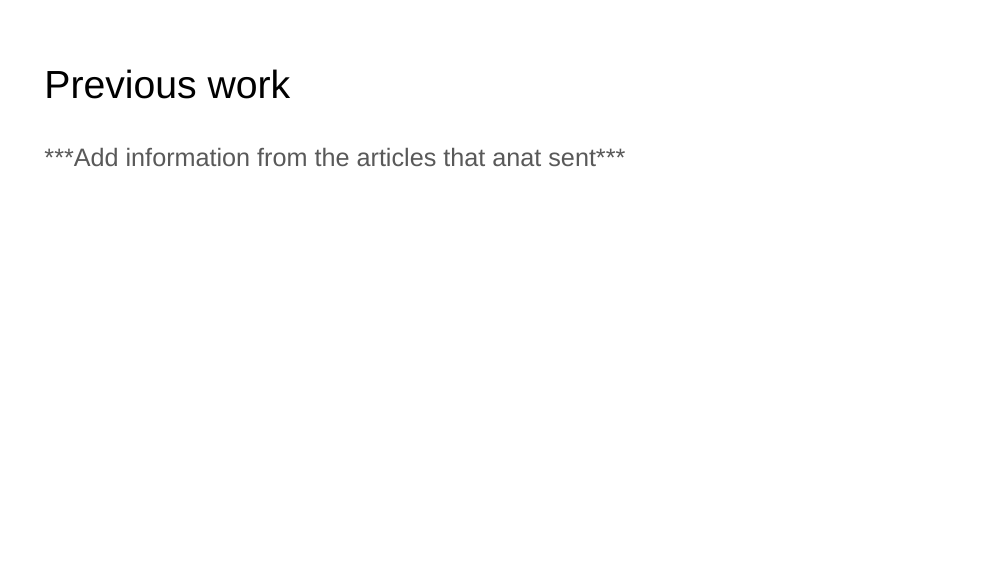
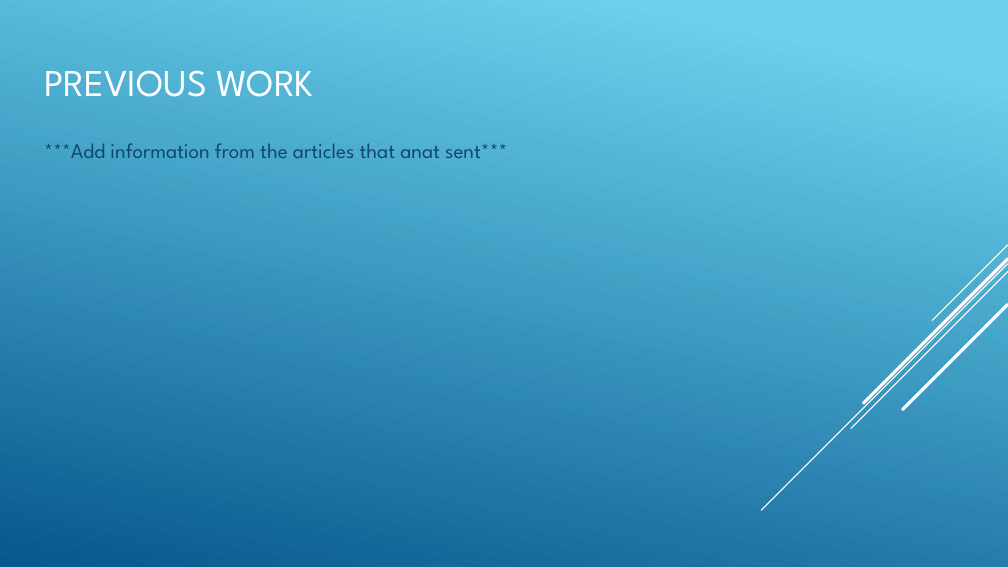
Before and after one commit to anatbal/musical_public, a slide deck: slide 3 of presentation/Paintable Harmony.pptx. Drawn at 1008x567 pixels with LibreOffice and Linux fonts; fonts in the diff are those of the drawing. Boxes give left, top, right and bottom in pixels: in the first picture for what was removed or moved away, otherwise in the second. Text is boxed around its words. In the diff, an @@ line names an element or a change of style, - is before the commit and + after.

```diff
--- a/presentation/Paintable Harmony.pptx
+++ b/presentation/Paintable Harmony.pptx
@@ background #FFFFFF to gradient #6ED2EB to #06588E @@
@@ title at [44, 70, 313, 97]: text changed; size 28 to 27 pt; font Arial to League Spartan; text colour #000000 to #FFFFFF @@
-Previous work
+PREVIOUS WORK
@@ text "***Add information from the articles ..." at [44, 143, 507, 158]: size 18 to 15 pt, font Arial to League Spartan, text colour #595959 to #0F496F; line spacing 1.15 to 1 @@
@@ group added at [761, 245, 1008, 510]: 5 lines @@
```
Also in this commit, not shown: 9 other slides changed, 1 slide added.
